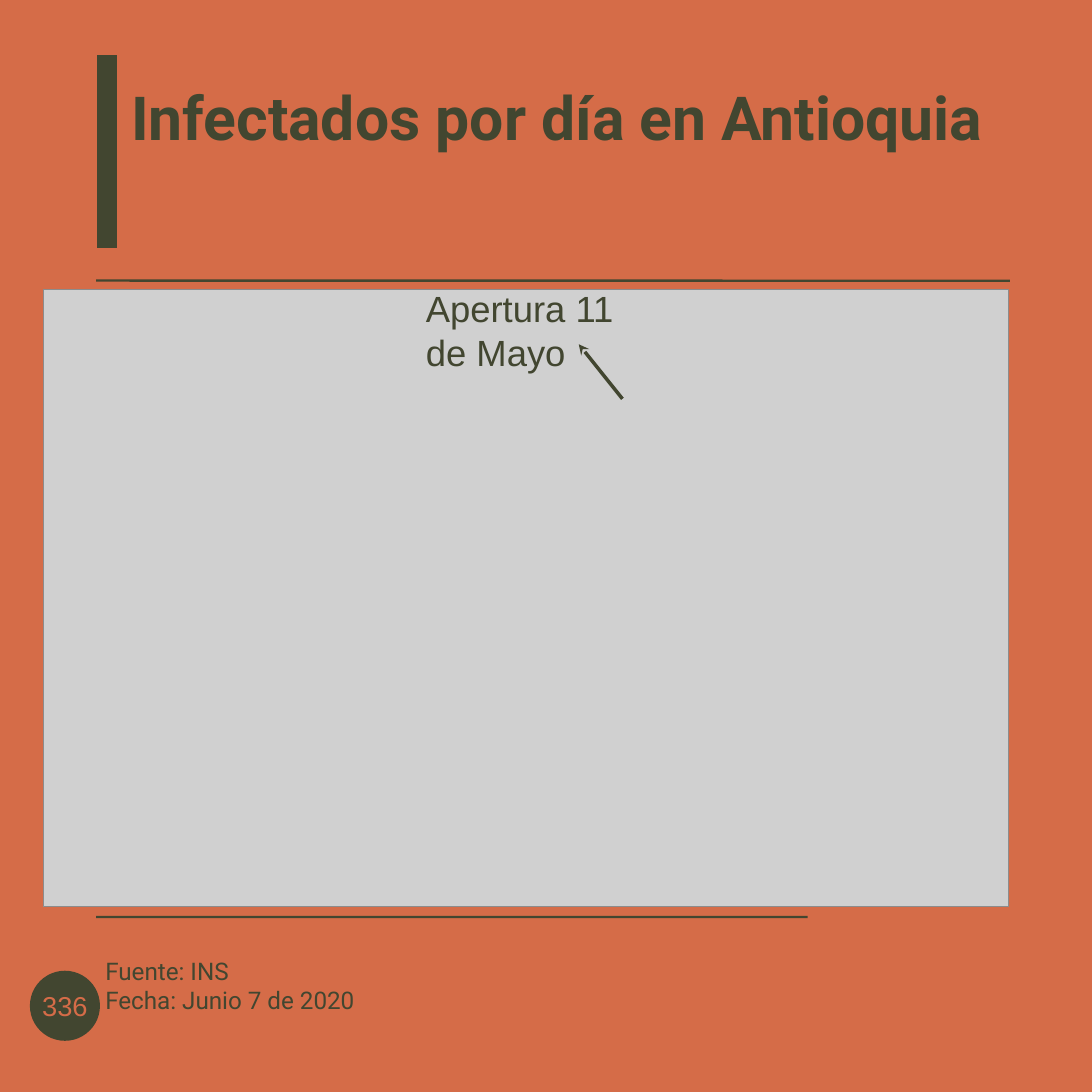
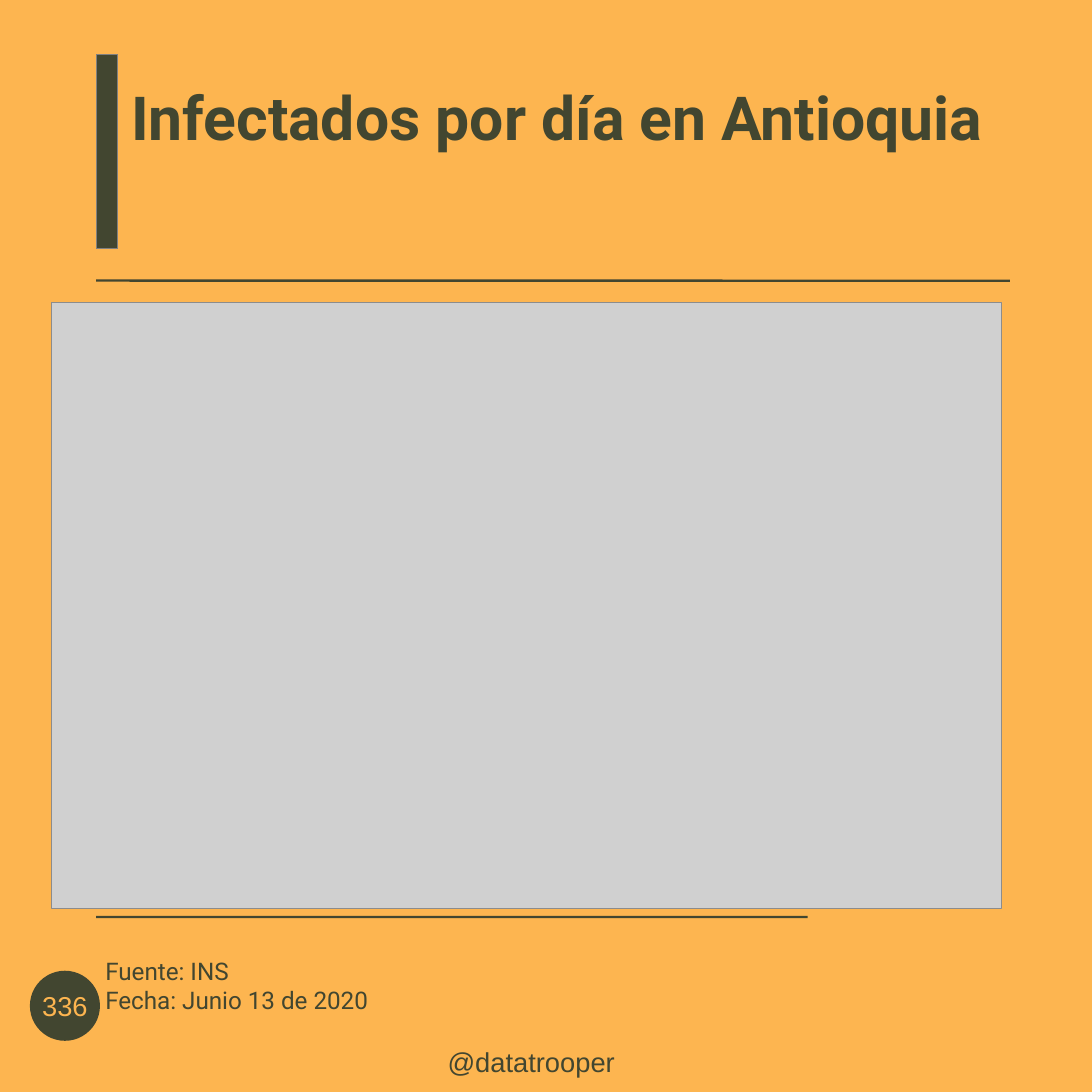
Before and after one commit to datatrooper/instatrooper, a slide deck: slide 4 of styles/covid antioquia.odp (slide 3 before the commit). Drawn at 1092x1092 pixels with LibreOffice and Linux fonts; fonts in the diff are those of the drawing; grey boxes stand for pictures; background and template pictures are left out. Boxes give left, top, right and bottom in pixels: in the first picture for what was removed or moved away, otherwise in the second. Text is boxed around its words. In the diff, an @@ line names an element or a change of style, - is before the commit and + after.

Commit message:
covid antioquia y valle

```diff
--- a/styles/covid antioquia.odp
+++ b/styles/covid antioquia.odp
@@ background #D56C48 to #FDB550 @@
@@ rectangle at (x1=96, y1=55, x2=118, y2=248): outline #D56C48 0 pt to #808080 0 pt @@
@@ title removed at (x1=426, y1=297, x2=614, y2=374) @@
-Apertura 11 de Mayo
@@ picture resized from (x1=44, y1=289, x2=1009, y2=906) to (x1=52, y1=302, x2=1002, y2=909) @@
@@ arrow removed from (622, 399) to (579, 344) @@
@@ ellipse "336" at (x1=32, y1=973, x2=97, y2=1038): text colour #D56C48 to #FDB550 @@
@@ text at (x1=105, y1=962, x2=368, y2=1009): text changed @@
-Fuente: INS
-Fecha: Junio 7 de 2020
+Fuente: INS
+Fecha: Junio 13 de 2020
@@ text added at (x1=448, y1=1052, x2=615, y2=1077), 18 pt, text #424630 @@
+@datatrooper
```
Also in this commit, not shown: 8 other slides changed, 1 slide added, 7 other files.
